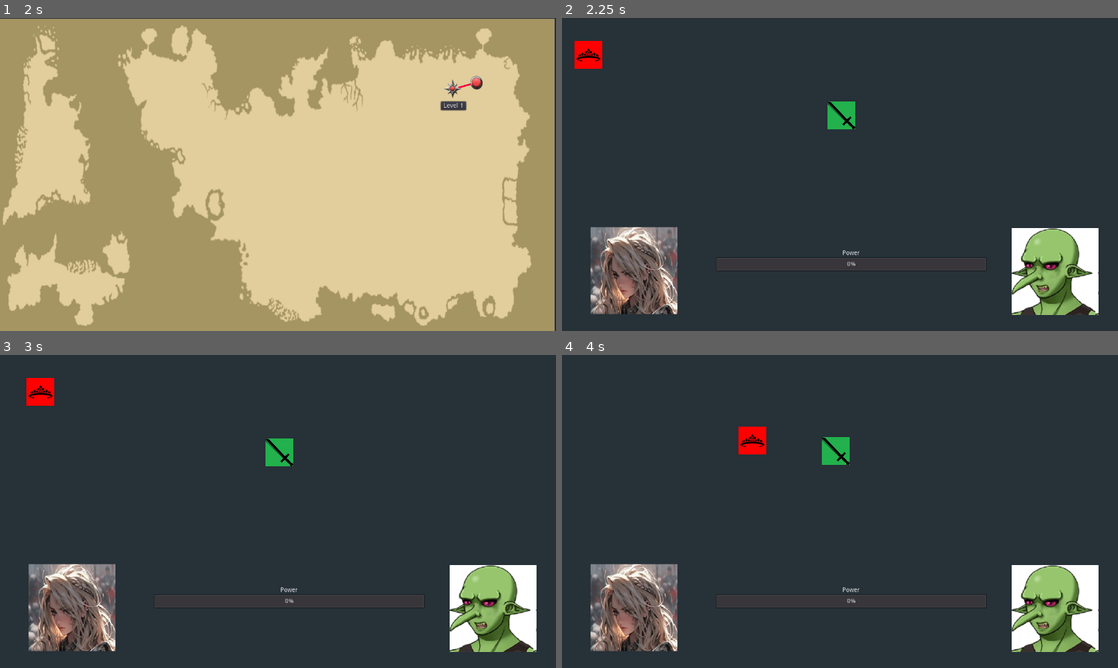
Above: before the commit, frames 1-4 (two rows, left to right).
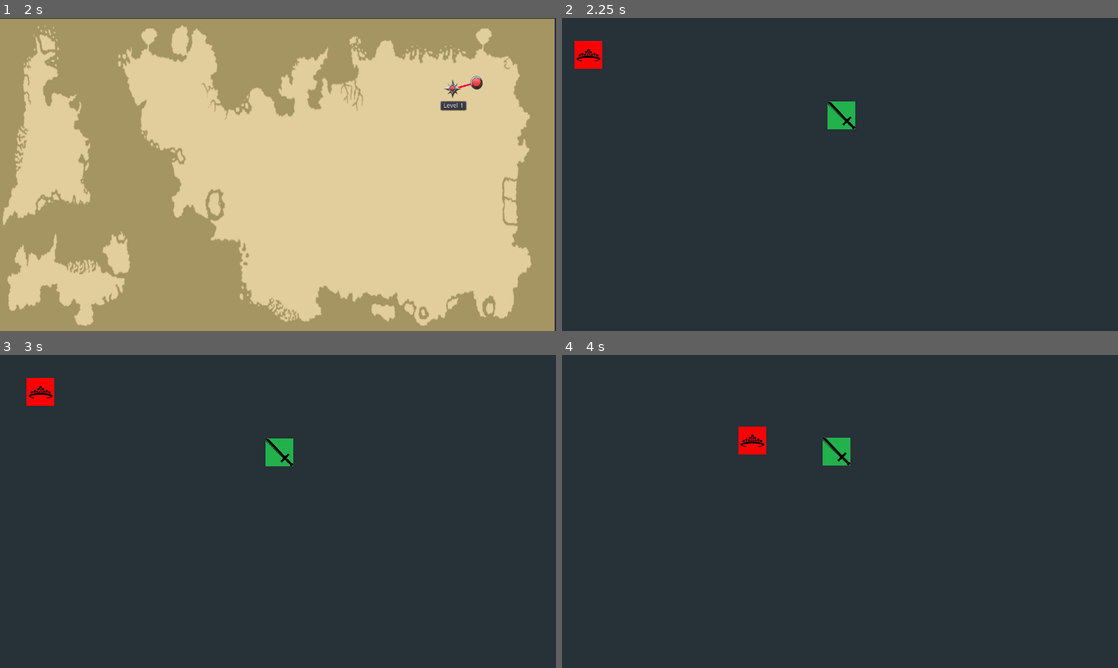
Above: after the commit, the same moments.

Repository: WdangTehSeeker3245/prototype-game-royal-convoy-godot35
Game: Godot game, scene res://scene/titlescreen/TitleScreen.tscn
Same seed, same stepped clock (60 frames per second), same inputs: the game is played once before the commit and once after it.
Inputs (mouse positions are in pixels of both pictures, inside the frame that each line leads up to):
- Up to frame 1 (2 s): click "New Game" at 0.5 s; click (105, 190) at 1.25 s
- Up to frame 2 (2.25 s): click "Level 1" at 2 s
- Up to frame 3 (3 s): tap Enter at 2.75 s; move the mouse to (400, 495) at 2.77 s; hold Right (ui_right) from 2.78 s (still down)
- Up to frame 4 (4 s): move the mouse to (728, 527) at 3.52 s; release Right (ui_right) at 3.53 s; hold Down (ui_down) from 3.53 s (still down)

Frame 1 is identical in both runs. In frame 2, 8.7% of the frame differs, in the area x 5-97%, y 66-95%; in frame 3, 8.7%; in frame 4, 8.8%, in the area x 5-97%, y 26-95%.

Commit message:
checkpoint bug in swordfight sfx

Diff:
--- a/scene/level/cassandra/Level1.gd
+++ b/scene/level/cassandra/Level1.gd
@@ -1,5 +1,16 @@
 extends Node2D
+
+var EnemyCharacter : KinematicBody2D = null
 
 func _ready():
 	var bgm = $Combat_BGM
 	bgm.play()
+	$Player.connect("player_wins", self, "_on_player_wins")
+	EnemyCharacter = $Enemy
+
+func _on_player_wins():
+	$Player/SwordFight_SFX.stop()
+	$GoblinScream_SFX.play()
+	if EnemyCharacter:
+		EnemyCharacter.queue_free()
+		$Player.disconnect("player_wins", self, "_on_player_wins")
--- a/scene/level/cassandra/Level1.tscn
+++ b/scene/level/cassandra/Level1.tscn
@@ -8,12 +8,23 @@
 [ext_resource path="res://assets/musics/Combat.mp3" type="AudioStream" id=6]
 [ext_resource path="res://assets/face/Cassandra Bloodthorn Face.jpg" type="Texture" id=7]
 [ext_resource path="res://assets/face/goblin.png" type="Texture" id=8]
+[ext_resource path="res://assets/musics/GoblinScream.mp3" type="AudioStream" id=9]
+[ext_resource path="res://assets/musics/SwordFight.mp3" type="AudioStream" id=10]
 
 [sub_resource type="RectangleShape2D" id=1]
 extents = Vector2( 32, 32 )
 
-[sub_resource type="CircleShape2D" id=4]
-radius = 49.0102
+[sub_resource type="RectangleShape2D" id=4]
+extents = Vector2( 8.5, 31.5 )
+
+[sub_resource type="RectangleShape2D" id=5]
+extents = Vector2( 32, 7 )
+
+[sub_resource type="RectangleShape2D" id=6]
+extents = Vector2( 8, 32 )
+
+[sub_resource type="RectangleShape2D" id=7]
+extents = Vector2( 31.5, 8 )
 
 [sub_resource type="RectangleShape2D" id=2]
 extents = Vector2( 32, 30.5 )
@@ -56,6 +67,7 @@
 margin_top = 550.0
 margin_right = 978.0
 margin_bottom = 583.0
+percent_visible = false
 
 [node name="EnemyFace" type="TextureRect" parent="Player/UICombat"]
 margin_left = 1035.0
@@ -64,7 +76,7 @@
 margin_bottom = 683.0
 texture = ExtResource( 8 )
 
-[node name="Sprite" type="Sprite" parent="Player"]
+[node name="PlayerSprite" type="Sprite" parent="Player"]
 texture = ExtResource( 1 )
 
 [node name="CollisionShape2D" type="CollisionShape2D" parent="Player"]
@@ -72,14 +84,31 @@
 
 [node name="AreaEngagement" type="Area2D" parent="Player"]
 
-[node name="PlayerEngageDetection" type="CollisionShape2D" parent="Player/AreaEngagement"]
+[node name="PlayerEngageDetectionRight" type="CollisionShape2D" parent="Player/AreaEngagement"]
+position = Vector2( 55, 1 )
 shape = SubResource( 4 )
+
+[node name="PlayerEngageDetectionTop" type="CollisionShape2D" parent="Player/AreaEngagement"]
+position = Vector2( 0, -52 )
+shape = SubResource( 5 )
+
+[node name="PlayerEngageDetectionLeft" type="CollisionShape2D" parent="Player/AreaEngagement"]
+position = Vector2( -51, 1 )
+shape = SubResource( 6 )
+
+[node name="PlayerEngageDetectionBottom" type="CollisionShape2D" parent="Player/AreaEngagement"]
+position = Vector2( 0, 54 )
+shape = SubResource( 7 )
+
+[node name="SwordFight_SFX" type="AudioStreamPlayer" parent="Player"]
+pause_mode = 1
+stream = ExtResource( 10 )
 
 [node name="Enemy" type="KinematicBody2D" parent="."]
 position = Vector2( 644, 224 )
 script = ExtResource( 4 )
 
-[node name="Sprite" type="Sprite" parent="Enemy"]
+[node name="EnemySprite" type="Sprite" parent="Enemy"]
 position = Vector2( -1, 0 )
 texture = ExtResource( 3 )
 
@@ -97,6 +126,9 @@
 [node name="Combat_BGM" type="AudioStreamPlayer" parent="."]
 stream = ExtResource( 6 )
 
+[node name="GoblinScream_SFX" type="AudioStreamPlayer" parent="."]
+stream = ExtResource( 9 )
+
 [connection signal="ready" from="Player/UICombat" to="Player" method="_on_UICombat_ready"]
 [connection signal="body_entered" from="Player/AreaEngagement" to="Player" method="_on_AreaEngagement_body_entered"]
 [connection signal="body_exited" from="Player/AreaEngagement" to="Player" method="_on_AreaEngagement_body_exited"]
--- a/scene/level/cassandra/Level1_Enemy.gd
+++ b/scene/level/cassandra/Level1_Enemy.gd
@@ -3,6 +3,10 @@
 var speed = 100
 var player_chase = false
 var player = null
+
+func _ready():
+	# Connect to the player's signal
+	pass
 
 func _process(delta):
 	if player_chase:
--- a/scene/level/cassandra/Level1_Player.gd
+++ b/scene/level/cassandra/Level1_Player.gd
@@ -9,15 +9,42 @@
 var enemy = null
 var battle = false
 
+var player_army_power = 50
+var enemy_army_power = 10
+var maxPower = 100
+
+signal player_wins
+
+var swordFightSFX: AudioStreamPlayer
+
 func _ready():
+	battle = false
 	$UICombat.hide()
 
-func _physics_process(delta):
+func _process(delta):
 	player_movement(delta)
 	if battle == true:
 		$UICombat.show()
+
+		var progress = abs(player_army_power - enemy_army_power)
+		progress = min(progress, maxPower)
+
+		# Update the progress bar
+		$UICombat/ArmyPowerBar.value = progress
+		player_army_power += 1
+
+		# Check for a winning condition
+		if player_army_power >= maxPower:
+			winner_event("Player")
+		elif enemy_army_power >= maxPower:
+			winner_event("Enemy")
 	else:
 		$UICombat.hide()
+
+
+func winner_event(winner):
+	if winner == "Player":
+		emit_signal("player_wins")
 
 func get_input():
 	input.x = int(Input.is_action_pressed("ui_right")) - int(Input.is_action_pressed("ui_left"))
@@ -42,13 +69,10 @@
 func _on_AreaEngagement_body_entered(body):
 	enemy = body
 	battle = true
+	$SwordFight_SFX.play()
 
 
 func _on_AreaEngagement_body_exited(body):
 	enemy = null
 	battle = false
-
-
-
-func _on_UICombat_ready():
-	$UICombat.hide()
+	$SwordFight_SFX.stop()
Not shown, added: assets/musics/GoblinScream.mp3.import
Not shown, added: assets/musics/SwordFight.mp3.import
Not shown: 1 places in scene/level/cassandra/Level1.tscn that only renumber resources
Not shown, added: assets/musics/GoblinScream.mp3
Not shown, added: assets/musics/SwordFight.mp3
